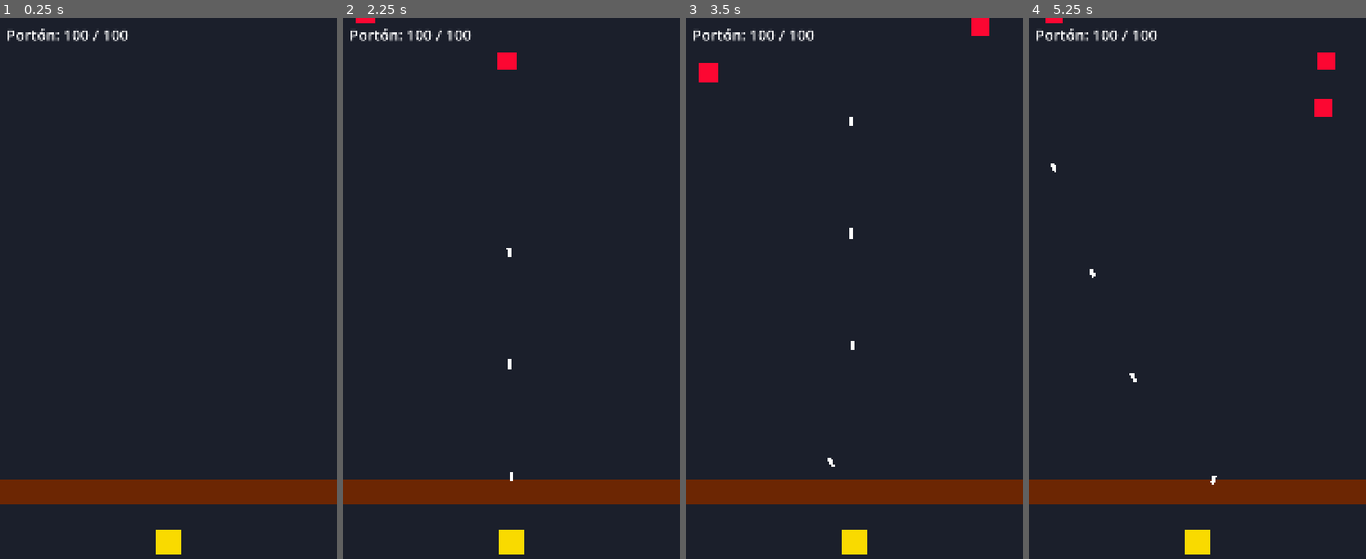
Above: before the commit, frames 1-4 (left to right).
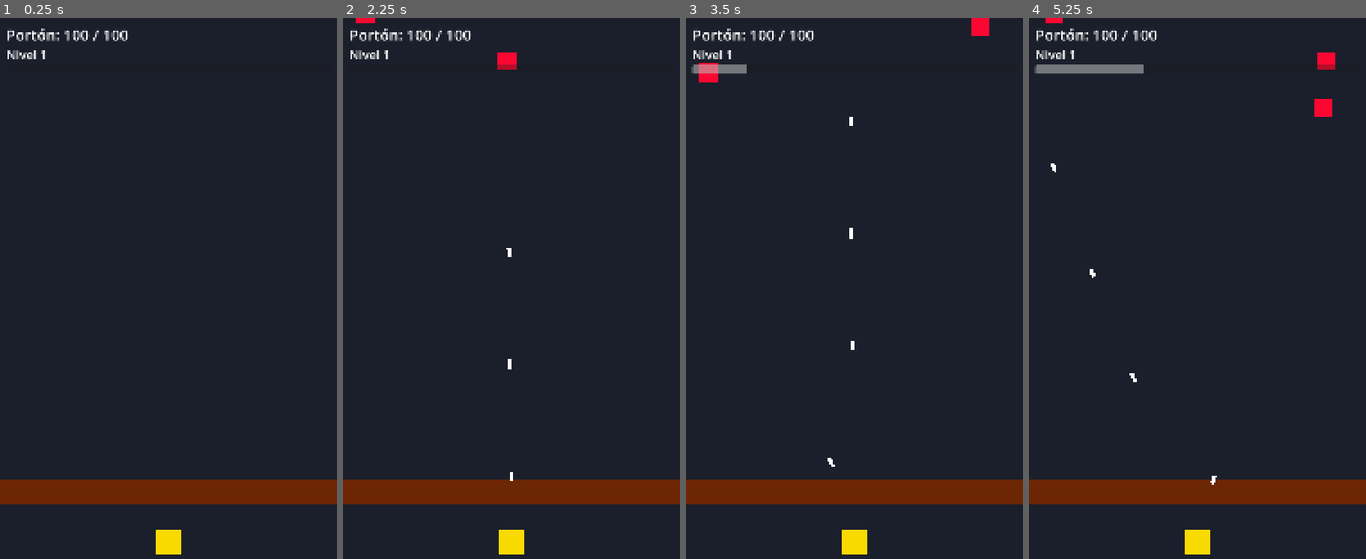
Above: after the commit, the same moments.

Repository: Blazquez-Dev/Gacha-Incremental
Game: Godot game, scene res://scenes/main.tscn
Two runs of this game, one before a commit and one after it. Both use one fixed random seed, a clock stepped at 60 frames per second and the inputs below.
Inputs:
- Up to frame 1 (0.25 s): no input
- Up to frame 2 (2.25 s): tap Enter at 0.5 s; tap Space at 1.25 s
- Up to frame 3 (3.5 s): no input
- Up to frame 4 (5.25 s): no input

The runs differ from the first frame. In frame 1, 0.1% of the frame differs, in the area x 2-14%, y 5-8%; in frame 2, 0.2%; in frame 3, 0.4%; in frame 4, 0.7%, in the area x 1-91%, y 5-11%.

Commit message:
etapa 6, crear la subida de nivel

Diff:
--- a/gacha-incremental/scenes/main.tscn
+++ b/gacha-incremental/scenes/main.tscn
@@ -35,6 +35,46 @@
 offset_bottom = 87.0
 theme_override_font_sizes/font_size = 48
 
+[node name="LevelLabel" type="Label" parent="UI" unique_id=521230871]
+offset_left = 20.0
+offset_top = 90.0
+offset_right = 60.0
+offset_bottom = 145.0
+theme_override_font_sizes/font_size = 40
+
+[node name="XpBar" type="ProgressBar" parent="UI" unique_id=906567819]
+offset_left = 20.0
+offset_top = 150.0
+offset_right = 1060.0
+offset_bottom = 180.0
+show_percentage = false
+
+[node name="LevelUp" type="VBoxContainer" parent="UI" unique_id=1619080507]
+offset_left = 140.0
+offset_top = 500.0
+offset_right = 940.0
+offset_bottom = 1200.0
+
+[node name="LevelUpTitle" type="Label" parent="UI/LevelUp" unique_id=1625998154]
+layout_mode = 2
+theme_override_font_sizes/font_size = 64
+text = "¡SUBES DE NIVEL!"
+
+[node name="Option1" type="Button" parent="UI/LevelUp" unique_id=1688273006]
+custom_minimum_size = Vector2(0, 150)
+layout_mode = 2
+theme_override_font_sizes/font_size = 40
+
+[node name="Option2" type="Button" parent="UI/LevelUp" unique_id=468109203]
+custom_minimum_size = Vector2(0, 150)
+layout_mode = 2
+theme_override_font_sizes/font_size = 40
+
+[node name="Option3" type="Button" parent="UI/LevelUp" unique_id=502316896]
+custom_minimum_size = Vector2(0, 150)
+layout_mode = 2
+theme_override_font_sizes/font_size = 40
+
 [node name="GameOver" type="VBoxContainer" parent="UI" unique_id=495059721]
 offset_left = 290.0
 offset_top = 700.0
--- a/gacha-incremental/scripts/enemy.gd
+++ b/gacha-incremental/scripts/enemy.gd
@@ -1,10 +1,13 @@
 extends Area2D
 
 signal reached_gate(damage)
+signal died(xp)
 
 var speed := 150.0
 var hp := 3
 var damage := 10
+var xp_value := 1
+var dead := false
 
 func _ready():
 	add_to_group("enemies")
@@ -16,6 +19,10 @@
 		queue_free()
 
 func take_damage(amount):
+	if dead:
+		return
 	hp -= amount
 	if hp <= 0:
+		dead = true
+		died.emit(xp_value)
 		queue_free()
--- a/gacha-incremental/scripts/hero.gd
+++ b/gacha-incremental/scripts/hero.gd
@@ -2,6 +2,7 @@
 
 @export var bullet_scene: PackedScene
 @export var fire_rate := 0.5
+@export var damage := 1
 
 @onready var timer: Timer = $Timer
 
@@ -29,4 +30,5 @@
 	var aim_point = target.global_position + Vector2(0, target.speed * travel_time)
 	bullet.position = origin
 	bullet.direction = (aim_point - origin).normalized()
+	bullet.damage = damage
 	get_parent().add_child(bullet)
--- a/gacha-incremental/scripts/main.gd
+++ b/gacha-incremental/scripts/main.gd
@@ -4,17 +4,37 @@
 @export var gate_max_hp := 100
 
 var gate_hp := 0
+var xp := 0
+var level := 1
+var choosing := false
+var current_options := []
 
+var upgrade_pool := [
+	{"id": "damage", "title": "Daño +1", "desc": "Cada bala hace más daño"},
+	{"id": "rate", "title": "Cadencia +15%", "desc": "Disparas más rápido"},
+	{"id": "repair", "title": "Reparar portón", "desc": "Recupera 30 de vida"},
+	{"id": "gate", "title": "Portón reforzado", "desc": "+25 de vida máxima y cura 25"},
+]
+
+@onready var hero = $Hero
 @onready var spawn_timer: Timer = $SpawnTimer
 @onready var hp_label: Label = $UI/HpLabel
+@onready var level_label: Label = $UI/LevelLabel
+@onready var xp_bar: ProgressBar = $UI/XpBar
+@onready var level_up_panel: Control = $UI/LevelUp
+@onready var option_buttons := [$UI/LevelUp/Option1, $UI/LevelUp/Option2, $UI/LevelUp/Option3]
 @onready var game_over_panel: Control = $UI/GameOver
 @onready var restart_button: Button = $UI/GameOver/RestartButton
 
 func _ready():
 	gate_hp = gate_max_hp
-	_update_label()
+	_update_hp_label()
+	_update_xp_ui()
 	game_over_panel.hide()
+	level_up_panel.hide()
 	restart_button.pressed.connect(_on_restart)
+	for i in option_buttons.size():
+		option_buttons[i].pressed.connect(_on_option_chosen.bind(i))
 	spawn_timer.wait_time = 1.0
 	spawn_timer.timeout.connect(_spawn_enemy)
 	spawn_timer.start()
@@ -23,16 +43,70 @@
 	var enemy = enemy_scene.instantiate()
 	enemy.position = Vector2(randf_range(60, 1020), -50)
 	enemy.reached_gate.connect(_on_enemy_reached_gate)
+	enemy.died.connect(_on_enemy_died)
 	add_child(enemy)
 
 func _on_enemy_reached_gate(damage):
 	gate_hp = max(gate_hp - damage, 0)
-	_update_label()
+	_update_hp_label()
 	if gate_hp == 0:
 		_game_over()
 
-func _update_label():
+func _on_enemy_died(amount):
+	xp += amount
+	_update_xp_ui()
+	_check_level_up()
+
+func xp_needed():
+	return 4 + level * 2
+
+func _check_level_up():
+	if choosing or xp < xp_needed():
+		return
+	xp -= xp_needed()
+	level += 1
+	_update_xp_ui()
+	_show_options()
+
+func _show_options():
+	choosing = true
+	var pool = upgrade_pool.duplicate()
+	pool.shuffle()
+	current_options = pool.slice(0, 3)
+	for i in option_buttons.size():
+		var opt = current_options[i]
+		option_buttons[i].text = opt["title"] + "\n" + opt["desc"]
+	level_up_panel.show()
+	get_tree().paused = true
+
+func _on_option_chosen(index):
+	_apply_upgrade(current_options[index]["id"])
+	level_up_panel.hide()
+	get_tree().paused = false
+	choosing = false
+	_check_level_up()
+
+func _apply_upgrade(id):
+	match id:
+		"damage":
+			hero.damage += 1
+		"rate":
+			hero.fire_rate *= 0.85
+			hero.timer.wait_time = hero.fire_rate
+		"repair":
+			gate_hp = min(gate_hp + 30, gate_max_hp)
+		"gate":
+			gate_max_hp += 25
+			gate_hp = min(gate_hp + 25, gate_max_hp)
+	_update_hp_label()
+
+func _update_hp_label():
 	hp_label.text = "Portón: %d / %d" % [gate_hp, gate_max_hp]
+
+func _update_xp_ui():
+	level_label.text = "Nivel %d" % level
+	xp_bar.max_value = xp_needed()
+	xp_bar.value = xp
 
 func _game_over():
 	spawn_timer.stop()
